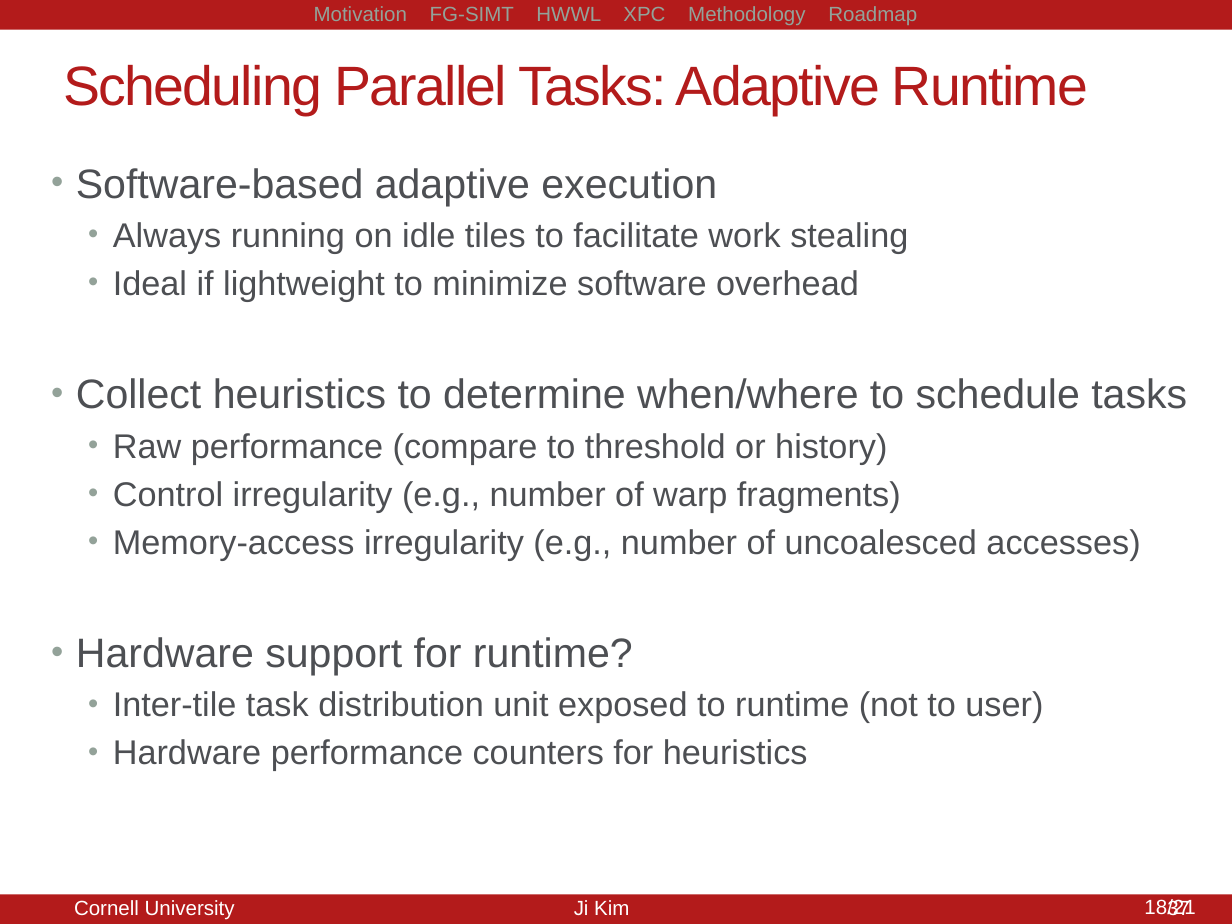
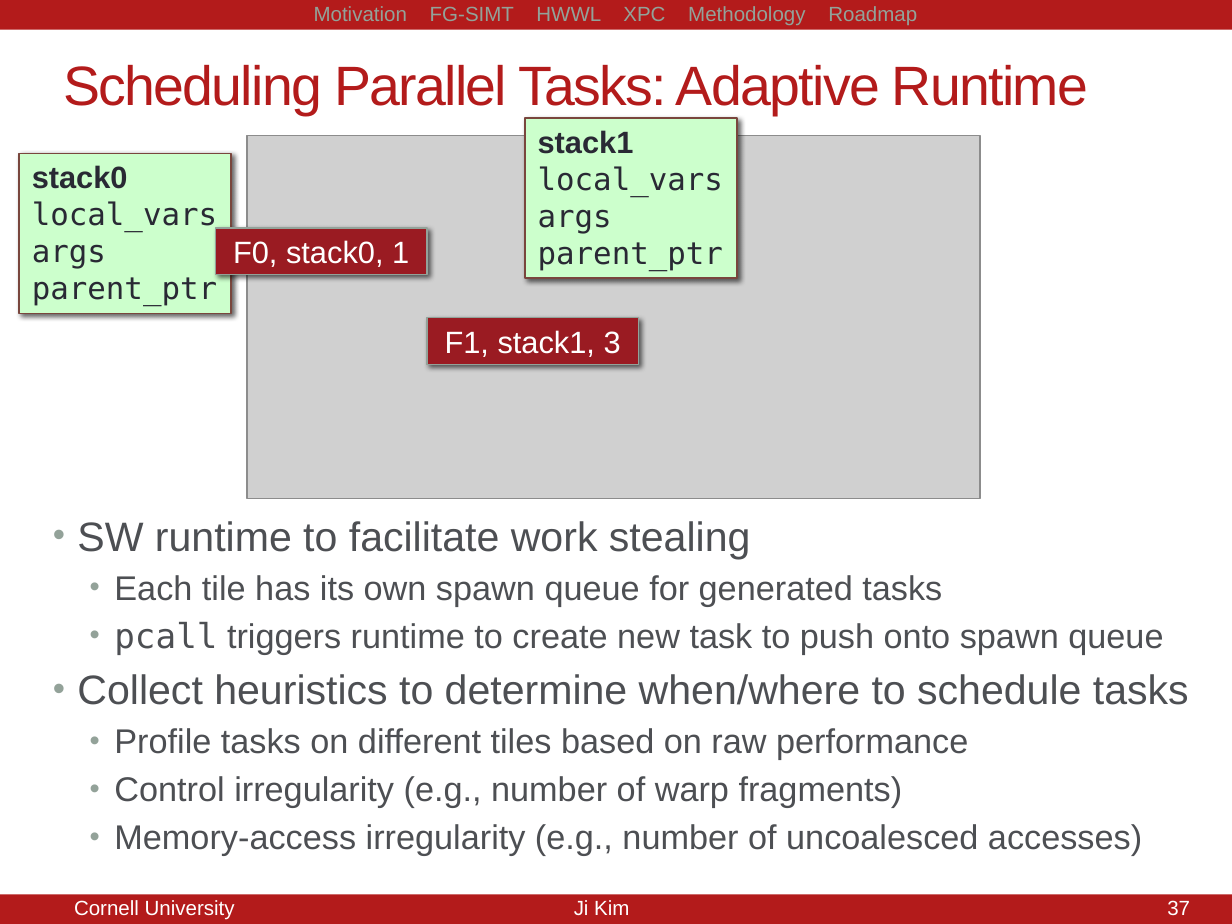
Before and after one commit to jyk46/presentation-csl-aexam, a slide deck: slide 37 of a-exam-10082014.pptx. Drawn at 1232x924 pixels with LibreOffice and Linux fonts; fonts in the diff are those of the drawing; grey boxes stand for pictures. Boxes give left, top, right and bottom in pixels: in the first picture for what was removed or moved away, otherwise in the second. Text is boxed around its words. In the diff, an @@ line names an element or a change of style, - is before the commit and + after.

```diff
--- a/a-exam-10082014.pptx
+++ b/a-exam-10082014.pptx
@@ rectangle added at (525, 118, 737, 278), fill #CCFFCC, outline #79463D 0.75 pt @@
@@ picture added at (248, 136, 981, 498) @@
@@ text added at (538, 130, 723, 271), 18 pt, text #292934 @@
+stack1
+local_vars
+args
+parent_ptr
@@ rectangle added at (20, 154, 232, 314), fill #CCFFCC, outline #79463D 0.75 pt @@
@@ text added at (32, 165, 217, 306), 18 pt, text #292934 @@
+stack0
+local_vars
+args
+parent_ptr
@@ rectangle added at (216, 228, 428, 275), fill #9A1B22, outline #93A299 0.75 pt, 18 pt, text #FFFFFF @@
+F0, stack0, 1
@@ rectangle added at (428, 318, 639, 365), fill #9A1B22, outline #93A299 0.75 pt, 18 pt, text #FFFFFF @@
+F1, stack1, 3
@@ text "SW runtime to facilitate work ...": place and size @@
-text "SW runtime to facilitate work ..." at (76, 168, 1187, 771)
+text "SW runtime to facilitate work ..." at (77, 521, 1189, 856)
@@ text at (77, 521, 1163, 655): text changed @@
-• Software-based adaptive execution
-  • Always running on idle tiles to facilitate work stealing
-  • Ideal if lightweight to minimize software overhead
+• SW runtime to facilitate work stealing
+  • Each tile has its own spawn queue for generated tasks
+  • pcall triggers runtime to create new task to push onto spawn queue
@@ text at (76, 637, 1043, 771): paragraphs removed @@
-• Hardware support for runtime?
-  • Inter-tile task distribution unit exposed to runtime (not to user)
-  • Hardware performance counters for heuristics
@@ text at (114, 728, 968, 760): text changed @@
-  • Raw performance (compare to threshold or history)
+  • Profile tasks on different tiles based on raw performance
@@ text removed at (1144, 899, 1195, 915) @@
-18/21
```
Also in this commit, not shown: 18 other slides changed, 4 slides added, 2 slides removed, 7 other files.
